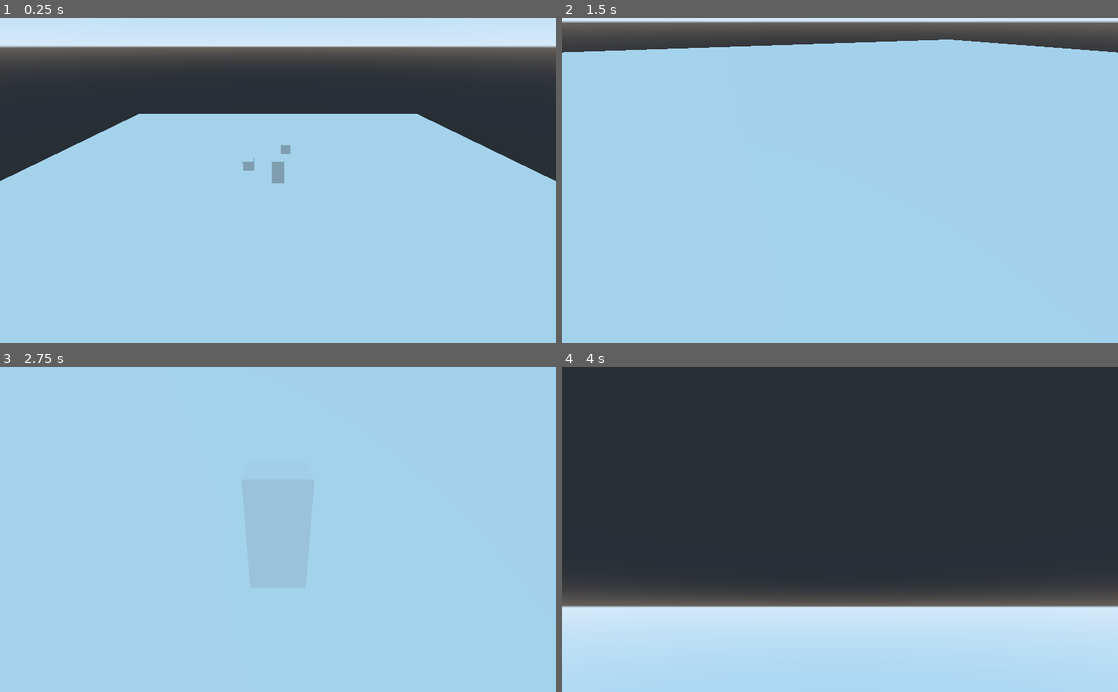
Above: before the commit, frames 1-4 (two rows, left to right).
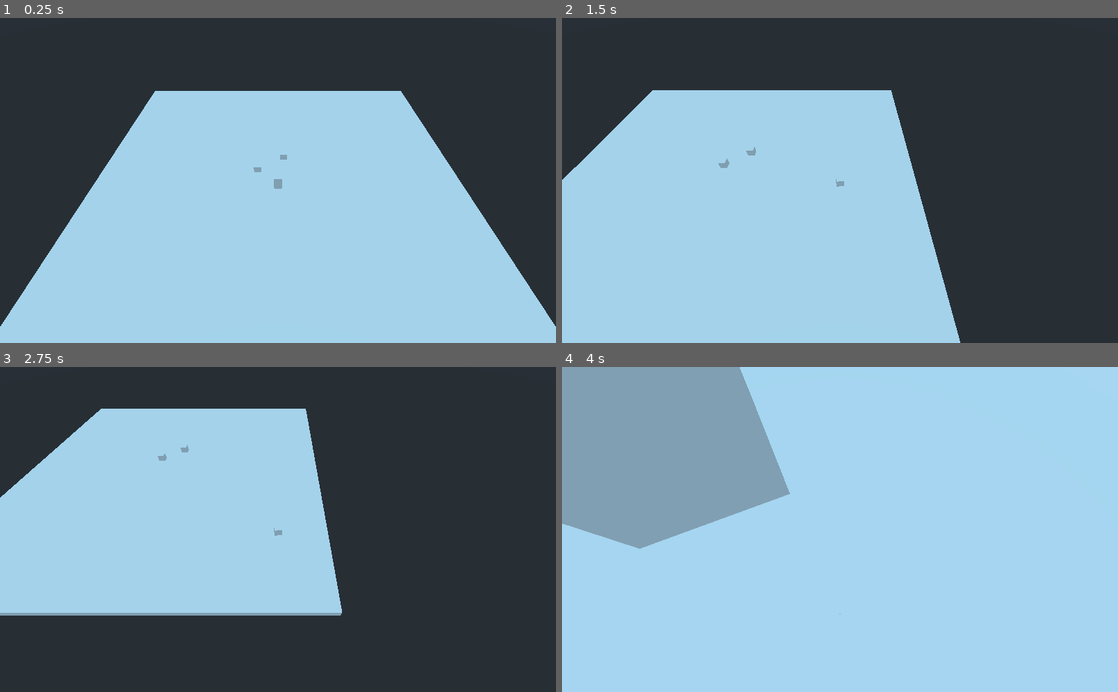
Above: after the commit, the same moments.

Repository: dam7lc/DGen-godot
Game: Godot game, scene res://Main.tscn
The game is run twice, just before and just after one commit, with the same random seed, the same clock (stepped at 60 frames per second) and the same inputs.
Inputs (mouse positions are in pixels of both pictures, inside the frame that each line leads up to):
- Up to frame 1 (0.25 s): no input
- Up to frame 2 (1.5 s): tap Enter at 0.5 s; move the mouse to (962, 164) at 0.52 s; hold D (strafe_right, bound only after the commit) 0.53-1.28 s; hold V (change_camera) 0.53-1.28 s; tap Space (jump, bound only after the commit) at 0.77, 0.8, 1.07, 1.35 s; move the mouse to (728, 196) at 1.27 s; hold S (backward, bound only after the commit) from 1.28 s (still down)
- Up to frame 3 (2.75 s): tap Space (jump, bound only after the commit) at 1.52, 1.82, 2.3 s; tap V (change_camera) at 1.55 s; move the mouse to (333, 458) at 2.02 s; release S (backward, bound only after the commit) at 2.03 s; hold D (strafe_right, bound only after the commit) from 2.03 s (still down); hold V (change_camera) from 2.03 s (still down)
- Up to frame 4 (4 s): move the mouse to (812, 594) at 2.77 s; release D (strafe_right, bound only after the commit) at 2.78 s; release V (change_camera) at 2.78 s; hold W (forward, bound only after the commit) 2.78-3.53 s; tap V (change_camera) at 2.85 s; tap Space (jump, bound only after the commit) at 3.02, 3.32, 3.6, 3.77 s; move the mouse to (1006, 578) at 3.52 s; hold A (strafe_left) from 3.53 s (still down)

The runs differ from the first frame. In frame 1, 29% of the frame differs, in the area x 0-100%, y 0-95%; in frame 2, 49%; in frame 3, 66%; in frame 4, 84%, in the area x 0-100%, y 0-87%.

Commit message:
Movimiento y controles funcionando, checar rotation con transform.basis

Diff:
--- a/Godot3.2.3/Main.tscn
+++ b/Godot3.2.3/Main.tscn
@@ -1,49 +1,52 @@
-[gd_scene load_steps=4 format=2]
+[gd_scene load_steps=5 format=2]
 
 [ext_resource path="res://Unit.obj" type="ArrayMesh" id=1]
 [ext_resource path="res://Player.gd" type="Script" id=2]
 
 [sub_resource type="BoxShape" id=1]
 
+[sub_resource type="BoxShape" id=2]
+
 [node name="Spatial" type="Spatial"]
 
 [node name="Player" type="KinematicBody" parent="."]
 script = ExtResource( 2 )
 
-[node name="Unit" type="MeshInstance" parent="Player"]
-transform = Transform( 1, 0, 0, 0, 2, 0, 0, 0, 1, 0, 1, 0 )
-mesh = ExtResource( 1 )
-material/0 = null
-
 [node name="SpringArm" type="SpringArm" parent="Player"]
-transform = Transform( 1, 0, 0, 0, 0.866025, 0.5, 0, -0.5, 0.866025, 0, 0, 0 )
-spring_length = 20.0
+transform = Transform( 1, 0, 0, 0, 0.642787, 0.766044, 0, -0.766044, 0.642787, 0, 1, 0 )
+spring_length = 30.0
 
 [node name="Camera" type="Camera" parent="Player/SpringArm"]
 transform = Transform( 1, 0, 0, 0, 1, 0, 0, 0, 1, 0.0222187, -0.00304699, 20.0053 )
 current = true
 
-[node name="SpringArmFP" type="SpringArm" parent="Player"]
-transform = Transform( 1, 0, 0, 0, 1, 0, 0, 0, 1, 0, 0.886, 0.473 )
-spring_length = 0.0
-
-[node name="CameraFP" type="Camera" parent="Player/SpringArmFP"]
-
 [node name="CollisionShape" type="CollisionShape" parent="Player"]
-transform = Transform( 0.465586, 0, 0, 0, 1, 0, 0, 0, 0.448027, 0.563993, 0.461321, -0.485893 )
+transform = Transform( 0.465586, 0, 0, 0, 1, 0, 0, 0, 0.448027, 0, 1, 0 )
 shape = SubResource( 1 )
 
-[node name="Unit" type="MeshInstance" parent="."]
-transform = Transform( 50, 0, 0, 0, 1, 0, 0, 0, 50, 0, -1, 0 )
+[node name="Unit" type="MeshInstance" parent="Player"]
+transform = Transform( 1, 0, 0, 0, 2, 0, 0, 0, 1, 0, 0.928764, 0 )
 mesh = ExtResource( 1 )
+skeleton = NodePath("")
 material/0 = null
 
 [node name="Unit2" type="MeshInstance" parent="."]
-transform = Transform( 1, 0, 0, 0, 1, 0, 0, 0, 1, 0.797, 0.858, -5.344 )
+transform = Transform( 1, 0, 0, 0, 1, 0, 0, 0, 1, 0.797, 0.45101, -5.344 )
 mesh = ExtResource( 1 )
 material/0 = null
 
 [node name="Unit3" type="MeshInstance" parent="."]
-transform = Transform( 1, 0, 0, 0, 1, 0, 0, 0, 1, -2.85379, 4.76837e-07, -3.2038 )
+transform = Transform( 1, 0, 0, 0, 1, 0, 0, 0, 1, -2.85379, 0.0785482, -3.2038 )
 mesh = ExtResource( 1 )
 material/0 = null
+
+[node name="StaticBody" type="StaticBody" parent="."]
+transform = Transform( 50, 0, 0, 0, 1, 0, 0, 0, 50, 0, -1, 0 )
+
+[node name="Unit" type="MeshInstance" parent="StaticBody"]
+mesh = ExtResource( 1 )
+material/0 = null
+
+[node name="CollisionShape" type="CollisionShape" parent="StaticBody"]
+transform = Transform( 2.254, 0, 0, 0, 1, 0, 0, 0, 2.235, 0, 0, 0 )
+shape = SubResource( 2 )
--- a/Godot3.2.3/Player.gd
+++ b/Godot3.2.3/Player.gd
@@ -7,10 +7,19 @@
 var isTP = false
 var isFP = false
 var prevtime = 0
+
 # Declare member variables here. Examples:
 # var a = 2
 # var b = "text"
+const GRAVITY = -24.8
+var vel = Vector3()
+const MAX_SPEED = 20
+const JUMP_SPEED = 10
+const ACCEL = 4.5
+var dir = Vector3()
 
+const DEACCEL= 16
+const MAX_SLOPE_ANGLE = 40
 
 # Called when the node enters the scene tree for the first time.
 func _ready():
@@ -22,7 +31,7 @@
 #	pass
 
 func _input(event):
-	if event is InputEventMouseMotion:
+	if event is InputEventMouseMotion and Input.get_mouse_mode() == Input.MOUSE_MODE_CAPTURED:
 		if isTP:
 			rot_x += event.relative.x * .01
 			rot_y += 0.0
@@ -32,15 +41,17 @@
 				rot_y += event.relative.y * .01
 				 # first rotate in Y
 
-			if event.relative.y > 0 and springArm.rotation_degrees.x > -40:
+			elif event.relative.y > 0 and springArm.rotation_degrees.x > -40:
 
 				rot_y += event.relative.y * .01
 
 			springArm.transform.basis = Basis()
 			springArm.rotate_x(-rot_y)
-			springArm.rotate_y(-rot_x)
+			transform.basis = Basis()
+			rotate_y(-rot_x)
+			#springArm.rotate_y(-rot_x)
 
-		if isFP:
+		elif isFP:
 			rot_x += event.relative.x * .01
 			rot_y += 0.0
 
@@ -49,23 +60,44 @@
 				rot_y += event.relative.y * .01
 				 # first rotate in Y
 
-			if event.relative.y > 0 and rotation_degrees.x > -20:
+			elif event.relative.y > 0 and rotation_degrees.x > -20:
 
 				rot_y += event.relative.y * .01
 
 			transform.basis = Basis()
 			rotate_x(-rot_y)
 			rotate_y(-rot_x)
+	elif event is InputEventMouseMotion and (!isTP and !isFP):
+		var median_x = get_viewport().size.x/2
+		var median_y = get_viewport().size.y/2
+		var median_vector = Vector2(median_x, median_y)
+		var new_vector = median_vector - event.position
+		new_vector = Vector2(-new_vector.x, new_vector.y)
+		#print(new_vector.angle())
+
+		$Unit.transform.basis = Basis(Vector3(0, 1, 0), new_vector.angle())
+
+#		if event.position.x > median_x:
+#			print("Derecha")
+#		elif event.position.x < median_x:
+#			print("Izquierda")
+#		if event.position.y > median_y:
+#			print("Arriba")
+#		elif event.position.y < median_y:
+#			print("Abajo")
+		#print("normal", event.position)
+		#print("global", event.global_position)
 
 	if Input.is_action_pressed("change_camera"):
 		var time = OS.get_ticks_msec()
-		if time > (prevtime + 500):
+		if time > (prevtime + 250):
 
 			if !isTP and !isFP:
+				Input.set_mouse_mode(Input.MOUSE_MODE_CAPTURED)
 				isTP = true
-				springArm.set_length(3.0)
-				springArm.set_translation(Vector3(0,1.5,1))
-				camera.set_translation(Vector3(1.2,0,0))
+				springArm.set_length(5.0)
+				springArm.set_translation(Vector3(1,1.5,-.5))
+				camera.set_translation(Vector3(0,0,0))
 			elif isTP:
 				isTP = false
 				isFP = true
@@ -75,8 +107,66 @@
 			elif isFP:
 				isTP = false
 				isFP = false
-				springArm.set_length(20)
-				springArm.set_translation(Vector3(0,0,0))
-				springArm.set_rotation_degrees(Vector3(-30,0,0))
+				springArm.set_length(30)
+				springArm.set_translation(Vector3(0,1,0))
+				springArm.set_rotation_degrees(Vector3(-50,0,0))
+				set_rotation_degrees(Vector3(0,0,0))
 				camera.set_rotation_degrees(Vector3(0,0,0))
+				Input.set_mouse_mode(Input.MOUSE_MODE_VISIBLE)
 			prevtime = time
+
+func _physics_process(delta):
+	process_input(delta)
+	process_movement(delta)
+
+func process_input(delta):
+	dir = Vector3()
+	var cam_xform = camera.get_global_transform()
+	var input_movement_vector = Vector2()
+	if Input.is_action_pressed("forward"):
+		input_movement_vector.y += 1
+	if Input.is_action_pressed("backward"):
+		input_movement_vector.y -= 1
+	if Input.is_action_pressed("strafe_left"):
+		input_movement_vector.x -= 1
+	if Input.is_action_pressed("strafe_right"):
+		input_movement_vector.x += 1
+
+	input_movement_vector = input_movement_vector.normalized()
+	dir += -cam_xform.basis.z * input_movement_vector.y
+	dir += cam_xform.basis.x * input_movement_vector.x
+	if is_on_floor():
+		if Input.is_action_just_pressed("jump"):
+			vel.y = JUMP_SPEED
+	# ----------------------------------
+
+	# ----------------------------------
+	# Capturing/Freeing the cursor
+	if Input.is_action_just_pressed("ui_cancel"):
+		if Input.get_mouse_mode() == Input.MOUSE_MODE_VISIBLE and (isTP or isFP):
+			Input.set_mouse_mode(Input.MOUSE_MODE_CAPTURED)
+		else:
+			Input.set_mouse_mode(Input.MOUSE_MODE_VISIBLE)
+
+func process_movement(delta):
+	dir.y = 0
+	dir = dir.normalized()
+
+	vel.y += delta * GRAVITY
+
+	var hvel = vel
+	hvel.y = 0
+
+	var target = dir
+	target *= MAX_SPEED
+
+	var accel
+	if dir.dot(hvel) > 0:
+		accel = ACCEL
+	else:
+		accel = DEACCEL
+
+	hvel = hvel.linear_interpolate(target, accel * delta)
+	vel.x = hvel.x
+	vel.z = hvel.z
+	vel = move_and_slide(vel, Vector3(0, 1, 0), 0.05, 4, deg2rad(MAX_SLOPE_ANGLE))
--- a/Godot3.2.3/project.godot
+++ b/Godot3.2.3/project.godot
@@ -31,6 +31,26 @@
 "events": [ Object(InputEventKey,"resource_local_to_scene":false,"resource_name":"","device":0,"alt":false,"shift":false,"control":false,"meta":false,"command":false,"pressed":false,"scancode":86,"unicode":0,"echo":false,"script":null)
  ]
 }
+strafe_right={
+"deadzone": 0.5,
+"events": [ Object(InputEventKey,"resource_local_to_scene":false,"resource_name":"","device":0,"alt":false,"shift":false,"control":false,"meta":false,"command":false,"pressed":false,"scancode":68,"unicode":0,"echo":false,"script":null)
+ ]
+}
+forward={
+"deadzone": 0.5,
+"events": [ Object(InputEventKey,"resource_local_to_scene":false,"resource_name":"","device":0,"alt":false,"shift":false,"control":false,"meta":false,"command":false,"pressed":false,"scancode":87,"unicode":0,"echo":false,"script":null)
+ ]
+}
+backward={
+"deadzone": 0.5,
+"events": [ Object(InputEventKey,"resource_local_to_scene":false,"resource_name":"","device":0,"alt":false,"shift":false,"control":false,"meta":false,"command":false,"pressed":false,"scancode":83,"unicode":0,"echo":false,"script":null)
+ ]
+}
+jump={
+"deadzone": 0.5,
+"events": [ Object(InputEventKey,"resource_local_to_scene":false,"resource_name":"","device":0,"alt":false,"shift":false,"control":false,"meta":false,"command":false,"pressed":false,"scancode":32,"unicode":0,"echo":false,"script":null)
+ ]
+}
 
 [rendering]
 
